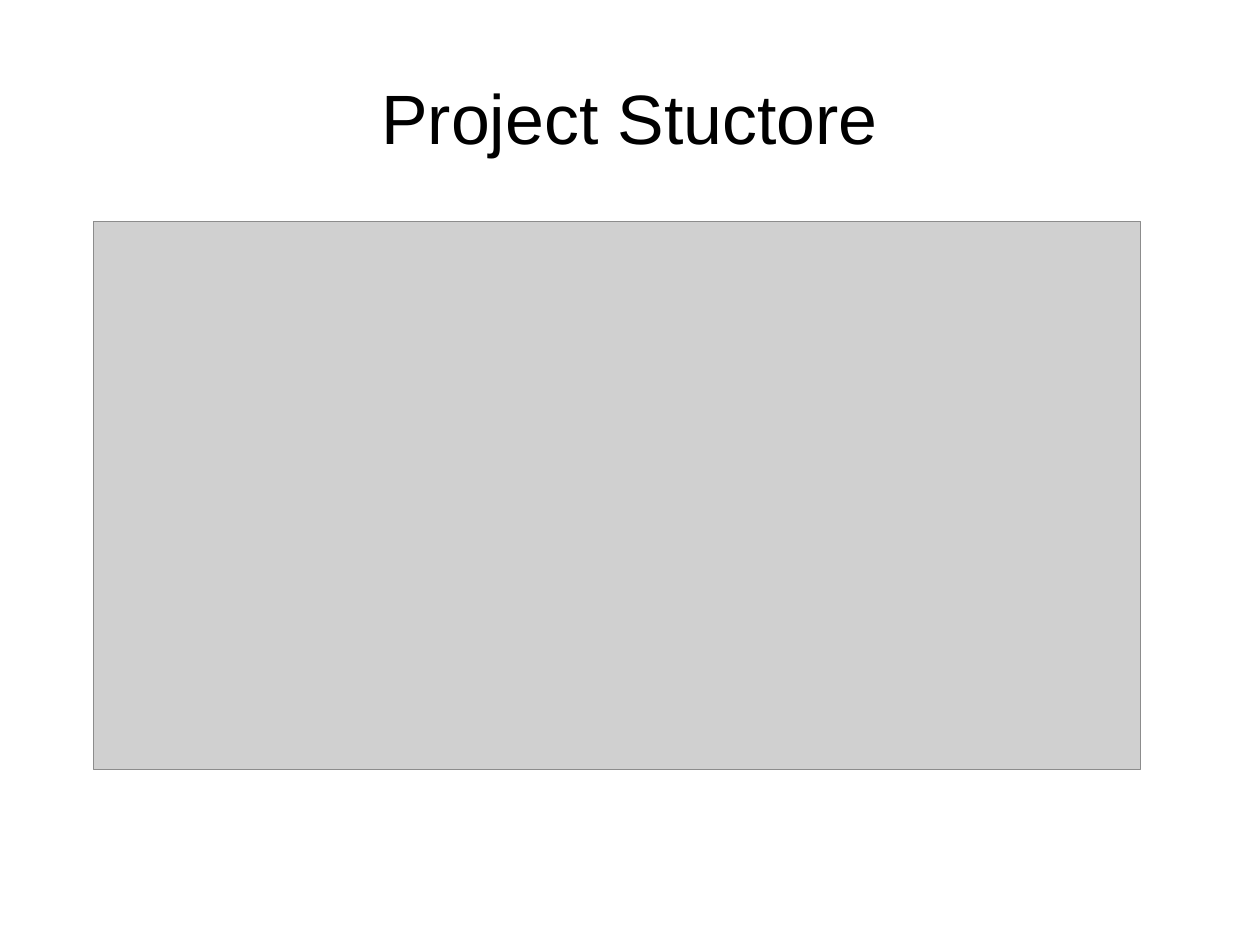
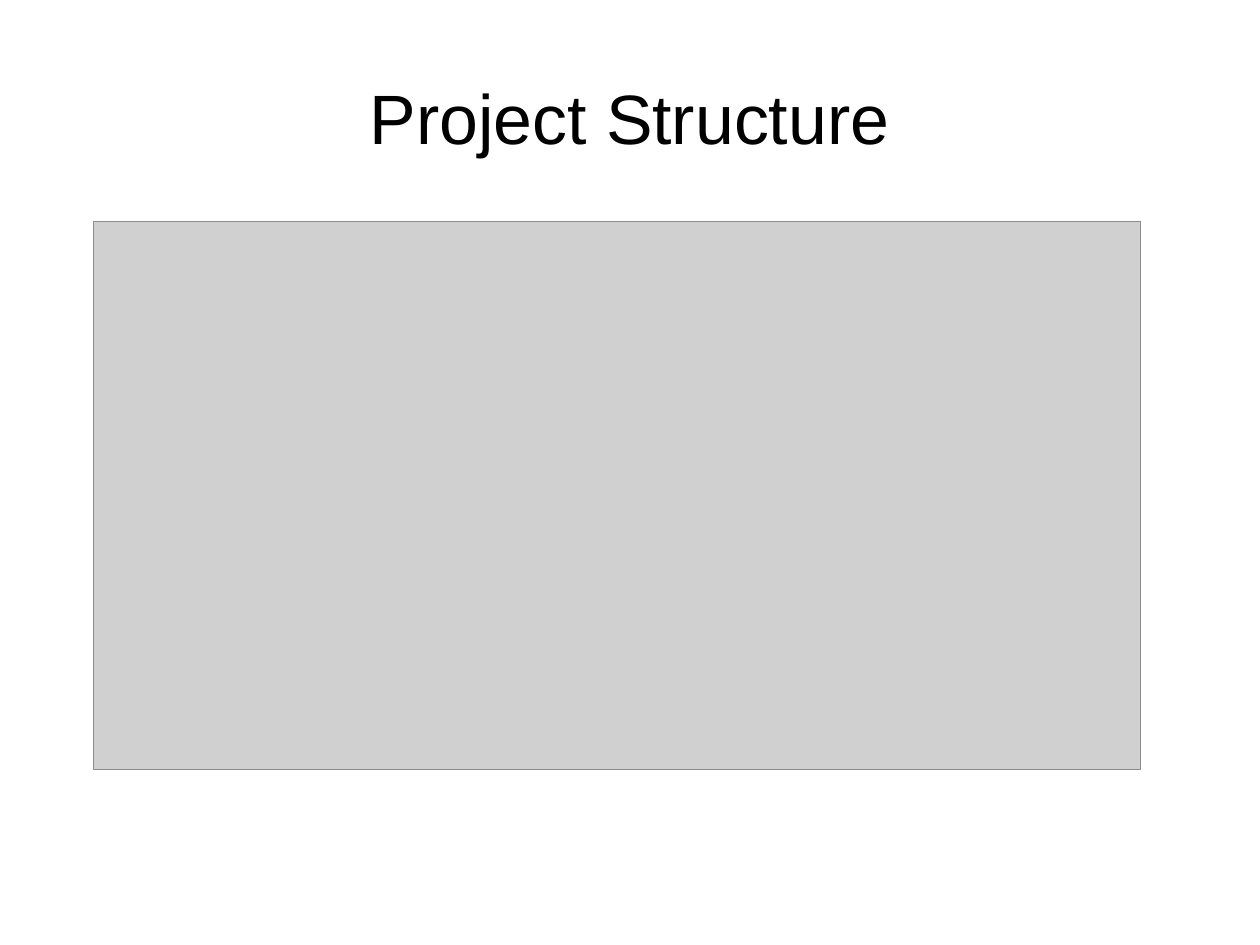
Before and after one commit to aminhjz-old/learngitthehardway, a slide deck: slide 4 of learngitthehardway.odp (slide 5 before the commit). Drawn at 1260x945 pixels with LibreOffice and Linux fonts; fonts in the diff are those of the drawing; grey boxes stand for pictures. Boxes give left, top, right and bottom in pixels: in the first picture for what was removed or moved away, otherwise in the second. Text is boxed around its words. In the diff, an @@ line names an element or a change of style, - is before the commit and + after.

```diff
--- a/learngitthehardway.odp
+++ b/learngitthehardway.odp
@@ title at (x1=370, y1=93, x2=889, y2=157): text changed @@
-Project Stuctore
+Project Structure
```
Also in this commit, not shown: 5 other slides changed, 7 slides added, 2 slides removed, 4 other files.
